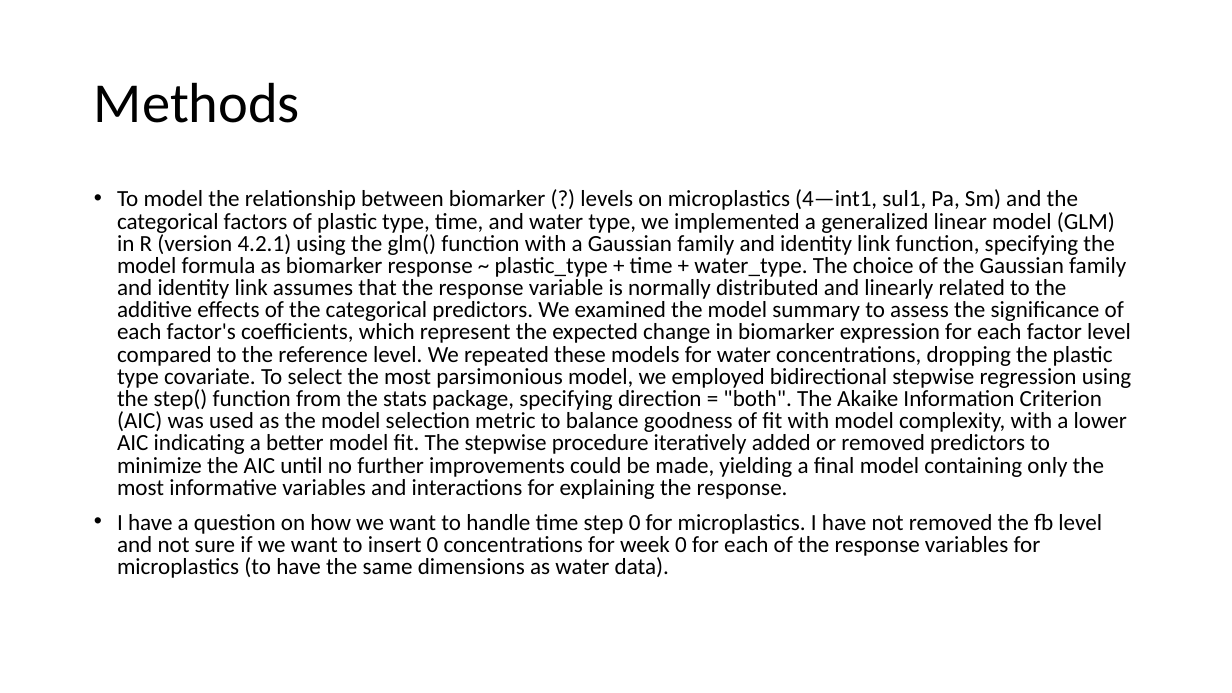
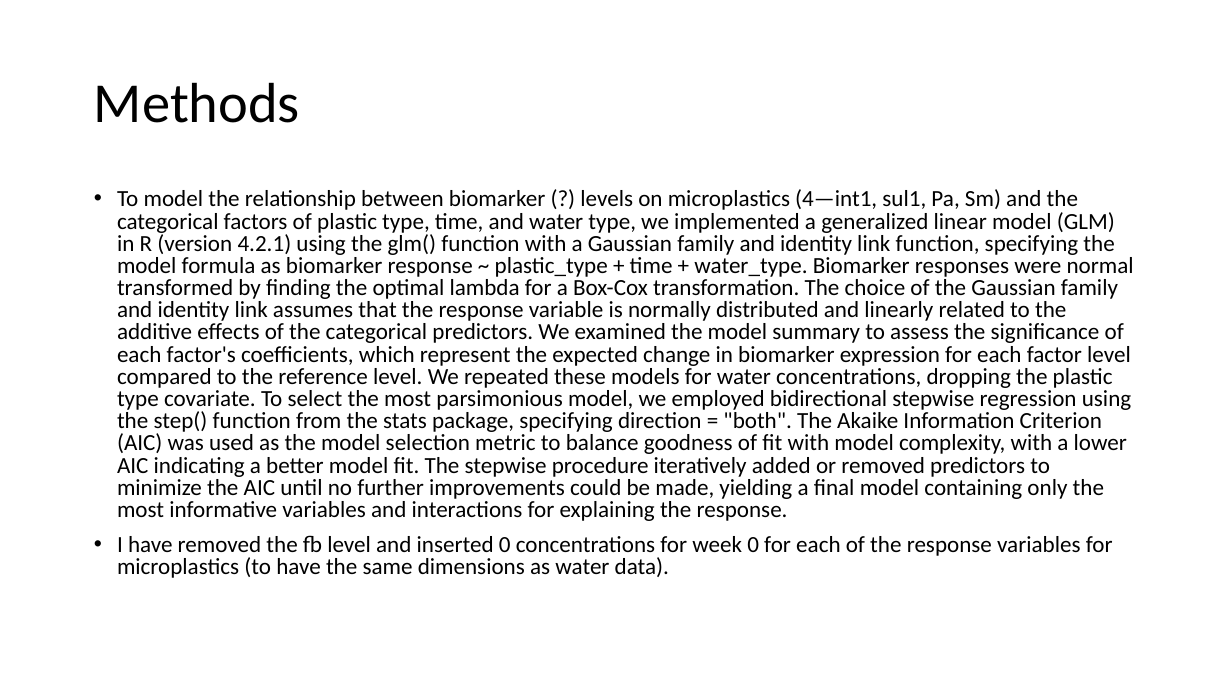
Before and after one commit to microbial-genomics/eytcheson_microplastics, a slide deck: slide 1 of pptx/glm_microplastics_water_v2.pptx. Drawn at 1232x693 pixels with LibreOffice and Linux fonts; fonts in the diff are those of the drawing. Boxes give left, top, right and bottom in pixels: in the first picture for what was removed or moved away, otherwise in the second. Text is boxed around its words. In the diff, an @@ line names an element or a change of style, - is before the commit and + after.

```diff
--- a/pptx/glm_microplastics_water_v2.pptx
+++ b/pptx/glm_microplastics_water_v2.pptx
@@ text at (117,189,1134,578): text changed @@
-• To model the relationship between biomarker (?) levels on microplastics (4—int1, sul1, Pa, Sm) and the categorical factors of plastic type, time, and water type, we implemented a generalized linear model (GLM) in R (version 4.2.1) using the glm() function with a Gaussian family and identity link function, specifying the model formula as biomarker response ~ plastic_type + time + water_type. The choice of the Gaussian family and identity link assumes that the response variable is normally distributed and linearly related to the additive effects of the categorical predictors. We examined the model summary to assess the significance of each factor's coefficients, which represent the expected change in biomarker expression for each factor level compared to the reference level. We repeated these models for water concentrations, dropping the plastic type covariate. To select the most parsimonious model, we employed bidirectional stepwise regression using the step() function from the stats package, specifying direction = "both". The Akaike Information Criterion (AIC) was used as the model selection metric to balance goodness of fit with model complexity, with a lower AIC indicating a better model fit. The stepwise procedure iteratively added or removed predictors to minimize the AIC until no further improvements could be made, yielding a final model containing only the most informative variables and interactions for explaining the response.
-• I have a question on how we want to handle time step 0 for microplastics. I have not removed the fb level and not sure if we want to insert 0 concentrations for week 0 for each of the response variables for microplastics (to have the same dimensions as water data).
+• To model the relationship between biomarker (?) levels on microplastics (4—int1, sul1, Pa, Sm) and the categorical factors of plastic type, time, and water type, we implemented a generalized linear model (GLM) in R (version 4.2.1) using the glm() function with a Gaussian family and identity link function, specifying the model formula as biomarker response ~ plastic_type + time + water_type. Biomarker responses were normal transformed by finding the optimal lambda for a Box-Cox transformation. The choice of the Gaussian family and identity link assumes that the response variable is normally distributed and linearly related to the additive effects of the categorical predictors. We examined the model summary to assess the significance of each factor's coefficients, which represent the expected change in biomarker expression for each factor level compared to the reference level. We repeated these models for water concentrations, dropping the plastic type covariate. To select the most parsimonious model, we employed bidirectional stepwise regression using the step() function from the stats package, specifying direction = "both". The Akaike Information Criterion (AIC) was used as the model selection metric to balance goodness of fit with model complexity, with a lower AIC indicating a better model fit. The stepwise procedure iteratively added or removed predictors to minimize the AIC until no further improvements could be made, yielding a final model containing only the most informative variables and interactions for explaining the response.
+• I have removed the fb level and inserted 0 concentrations for week 0 for each of the response variables for microplastics (to have the same dimensions as water data).
```
Also in this commit, not shown: 3 other slides changed, 8 slides added, 1 other file.
